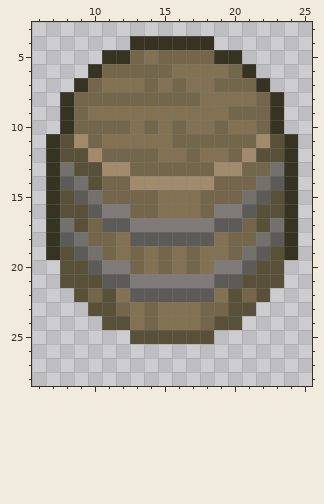
One commit to this pixel-art file: assets/02_architecture/01_genericPieces/04_props/closedBarrel.aseprite. That is the earlier state.
32x32 pixels, 1 frame. Shown: x 6..25, y 3..28.
After the commit:
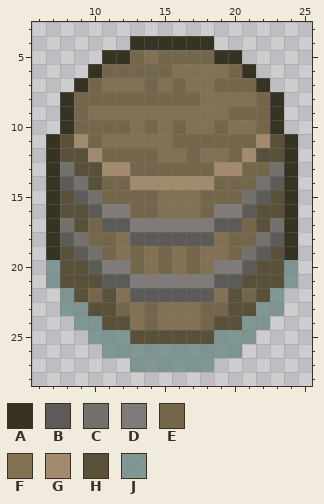
Palette (. is transparent): A #363322  B #5d5b57  C #74706c  D #807a78  E #74664a  F #837153  G #a28b6c  H #585038  J #6b8983c8
Edits made:
layer "Layer 3 Copy" opacity 78% added
Layer "Layer 3 Copy":
y 20..21: x 7 . -> J; x 24 . -> J
y 22: x 8 . -> J; x 23 . -> J
y 23: x 8..9 .. -> JJ; x 22..23 .. -> JJ
y 24: x 9..10 .. -> JJ; x 21..22 .. -> JJ
y 25: x 10..12 ... -> JJJ; x 19..21 ... -> JJJ
y 26: x 11..20 .......... -> JJJJJJJJJJ
y 27: x 13..18 ...... -> JJJJJJ
Changed places in both pictures, as pixel boxes (x1, y1, x2, y2):
added: (46, 260, 298, 372)
